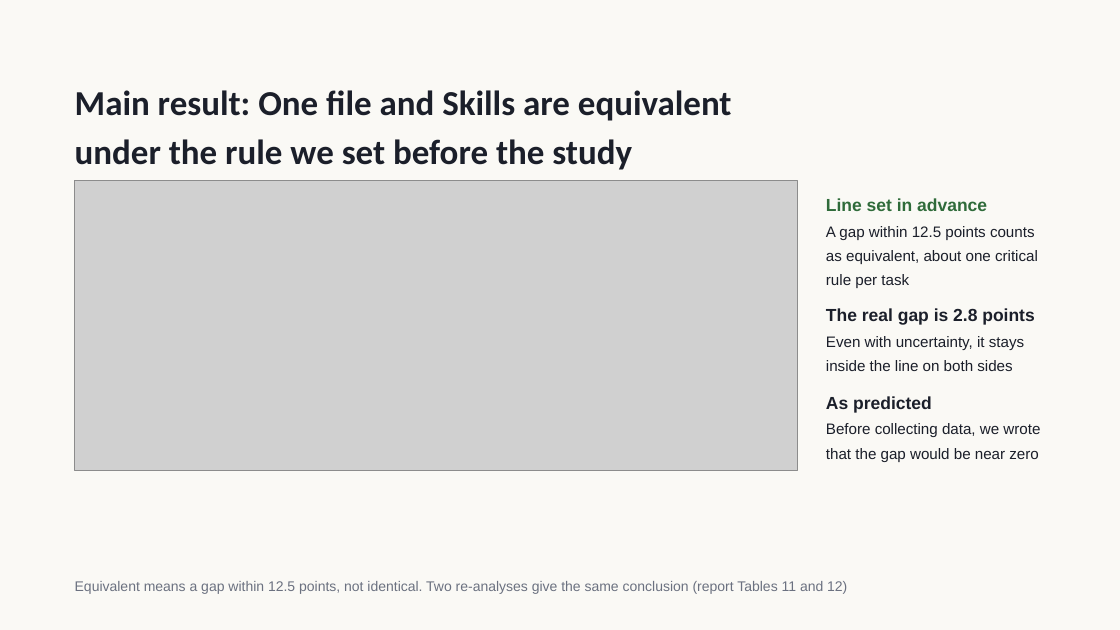
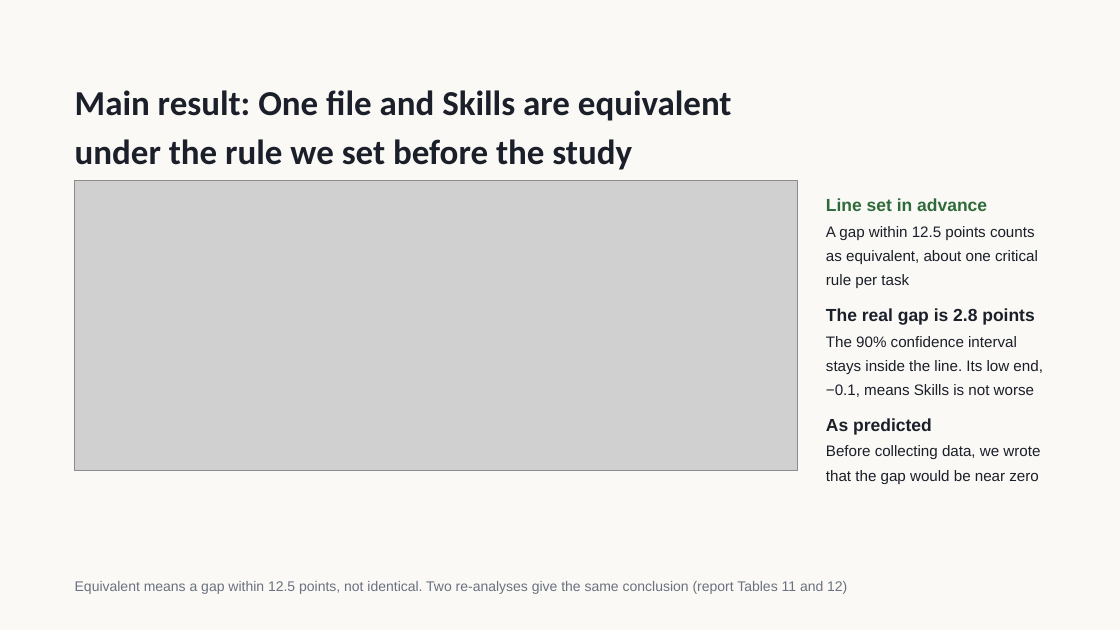
Before and after one commit to Teerapab149/skillbench, a slide deck: slide 9 of presentation-final/SkillBench-final-EN.pptx. Drawn at 1120x630 pixels with LibreOffice and Linux fonts; fonts in the diff are those of the drawing; grey boxes stand for pictures. Boxes give left, top, right and bottom in pixels: in the first picture for what was removed or moved away, otherwise in the second. Text is boxed around its words. In the diff, an @@ line names an element or a change of style, - is before the commit and + after.

```diff
--- a/presentation-final/SkillBench-final-EN.pptx
+++ b/presentation-final/SkillBench-final-EN.pptx
@@ text at [826,336,1042,397]: text changed @@
-Even with uncertainty, it stays
-inside the line on both sides
+The 90% confidence interval
+stays inside the line. Its low end,
+−0.1, means Skills is not worse
@@ text "As predicted": place and size @@
-text "As predicted" at [826,396,932,413]
+text "As predicted" at [826,418,932,435]
@@ text "Before collecting data, we wrote": place and size @@
-text "Before collecting data, we wrote" at [826,423,1040,462]
+text "Before collecting data, we wrote" at [826,445,1040,484]
```
Also in this commit, not shown: 1 other slide changed, 49 other files.
